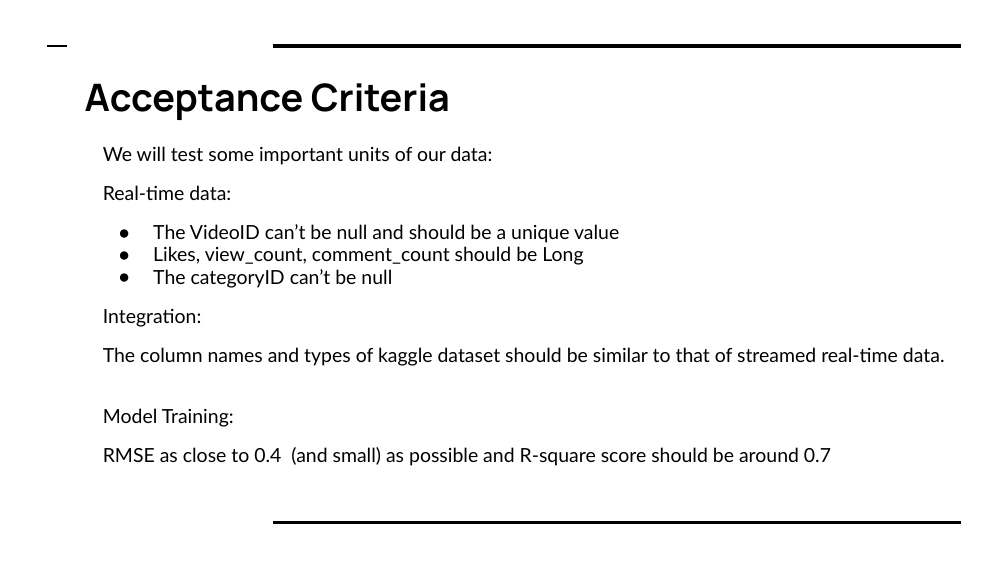
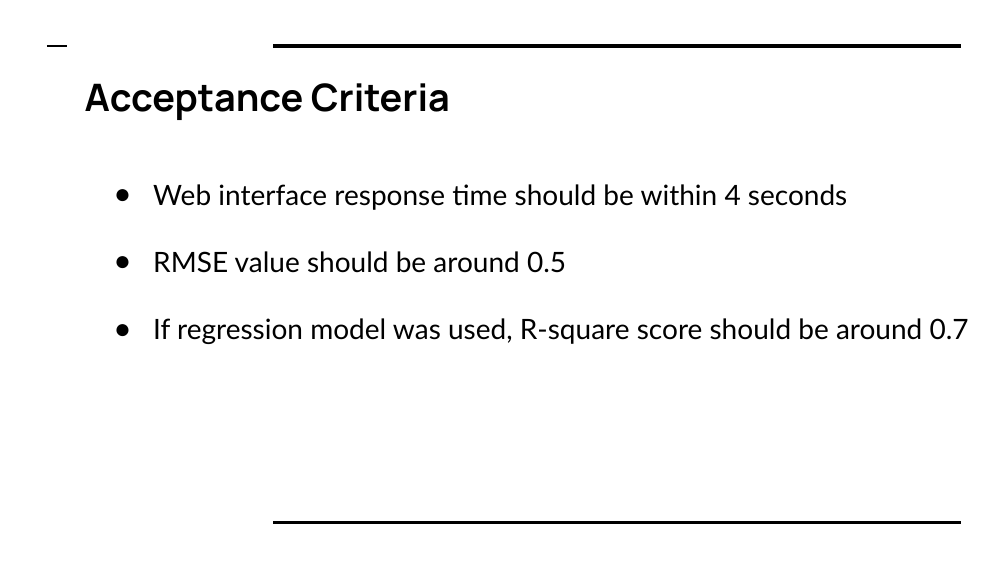
Before and after one commit to wkzhuang/YouTube-Analysis, a slide deck: slide 7 of 7200 Proj Planning Pre - Team 2.pptx. Drawn at 1008x567 pixels with LibreOffice and Linux fonts; fonts in the diff are those of the drawing. Boxes give left, top, right and bottom in pixels: in the first picture for what was removed or moved away, otherwise in the second. Text is boxed around its words. In the diff, an @@ line names an element or a change of style, - is before the commit and + after.

```diff
--- a/7200 Proj Planning Pre - Team 2.pptx
+++ b/7200 Proj Planning Pre - Team 2.pptx
@@ text at [153, 184, 969, 344]: text changed; size 13.9 to 20 pt @@
-We will test some important units of our data:
-Real-time data:
-● The VideoID can’t be null and should be a unique value
-● Likes, view_count, comment_count should be Long
-● The categoryID can’t be null
-Integration:
-The column names and types of kaggle dataset should be similar to that of streamed real-time data.
-Model Training:
-RMSE as close to 0.4 (and small) as possible and R-square score should be around 0.7
+● Web interface response time should be within 4 seconds
+● RMSE value should be around 0.5
+● If regression model was used, R-square score should be around 0.7
```
Also in this commit, not shown: 3 other slides changed.
